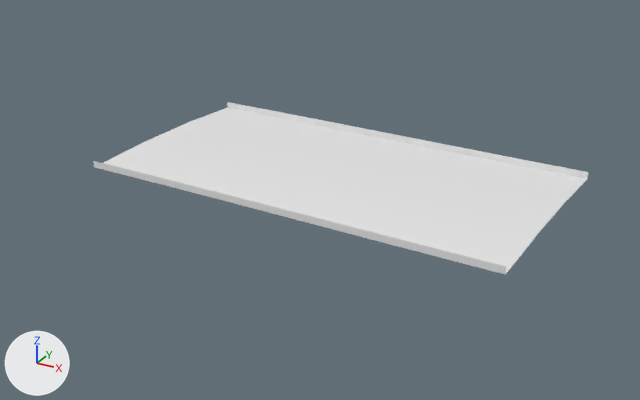
The glTF model public/assets/gen4/models/track-01.glb: old version first, new version second.
Before and after are seen from a camera (50 mm lens) standing at (146.8, -101.1, 46.4) and looking at (91.6, -0.7, -3.9). Lighting does not change. The marker at lower left points along +X, +Y and +Z. The picture after the commit comes second. Vertices at exactly the same position are counted once.

Names of what the first picture shows: 'track-01'.
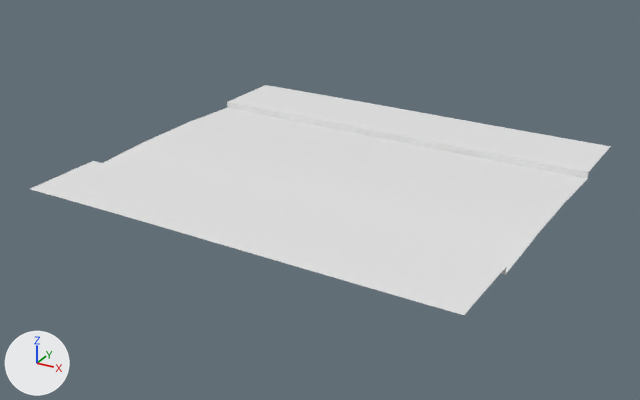
Boxes (x1, y1, x2, y2) around the edits, measured in the pictures (640 x 400 px):
```json
{"object": "track-01", "change": "reshaped", "before": [93, 102, 588, 275], "after": [30, 85, 611, 315], "on screen": "17% wider, 33% taller"}
{"part": 1, "of": "me_track_01", "change": "added", "after": [30, 85, 611, 315]}
```

Edits to the scene script, one JSON object a line:
```json
{"block": "me_track_01", "where": "# used by ob_track_01; location = (0.0, 0.0, 0.0)"}
{"op": "remove", "block": "me_track_01", "code": "me_track_01.from_pydata(...)  # 819 vertices, 1488 faces; spans x 61.4..124.4, y -15.6..19.5, z -0.5..0.5"}
{"op": "add", "block": "me_track_01", "code": "me_track_01.from_pydata(...)  # 945 vertices, 1736 faces; spans x 61.0..124.8, y -27.6..31.5, z -0.5..0.5"}
{"block": "me_track_01", "change": "me_track_01 part 1"}
{"block": "me_track_01", "change": "3 vertices are added at (64.6, 31.4, 0.5), (63.0, -25.0, 0.5), (116.5, -27.4, 0.5)"}
{"block": "me_track_01", "change": "24 new vertices lie (0.6, 12.0, 0.0) away from vertices in x 81.5..113.5, y 17.2..18.8, z 0.5"}
{"block": "me_track_01", "change": "23 new vertices lie (0.4, -12.0, 0.0) away from vertices in x 78.1..109.0, y -15.0..-13.5, z 0.5"}
{"block": "me_track_01", "change": "22 new vertices lie (0.5, 12.0, 0.0) away from vertices in x 72.4..123.4, y 16.8..19.1, z 0.5"}
{"block": "me_track_01", "change": "21 new vertices lie (-0.5, -12.0, 0.0) away from vertices in x 70.2..122.1, y -15.6..-13.2, z 0.5"}
{"block": "me_track_01", "change": "10 new vertices lie (0.4, 12.0, 0.0) away from vertices in x 62.2..124.4, y 16.8..19.5, z 0.5"}
{"block": "me_track_01", "change": "10 new vertices lie (-1.0, 0.0, 0.0) away from vertices in x 81.0..112.1, y -26.3..30.8, z 0.5"}
{"block": "me_track_01", "change": "7 new vertices lie (-0.4, -12.0, 0.0) away from vertices in x 61.4..123.1, y -15.6..-12.9, z 0.5"}
{"block": "me_track_01", "change": "6 new vertices lie (1.0, 0.0, 0.0) away from vertices in x 61.0..117.6, y -27.4..31.5, z 0.5"}
{"block": "me_track_01", "change": "248 new faces join them"}
```
